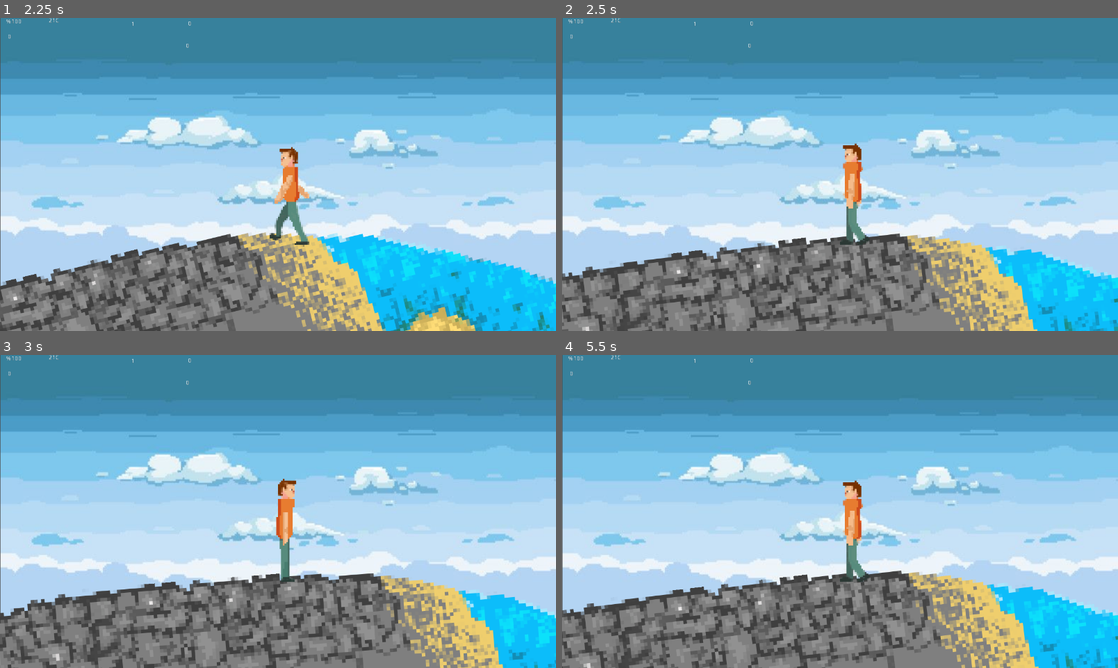
Above: before the commit, frames 1-4 (two rows, left to right).
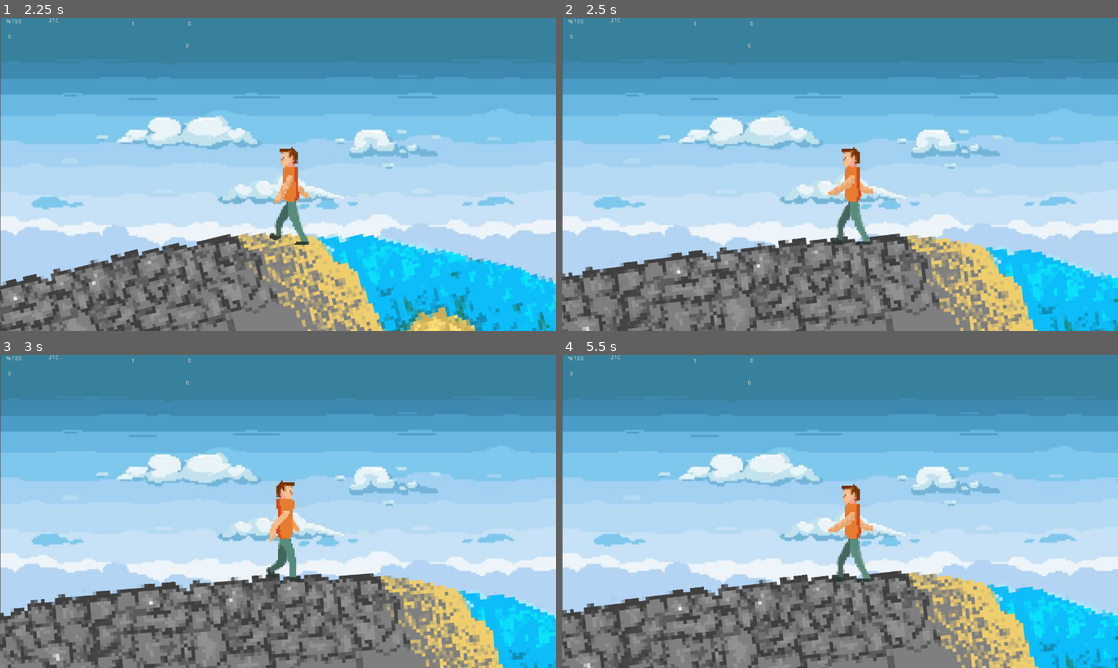
Above: after the commit, the same moments.

Repository: GoksuBay/GGJ
Game: Godot game, scene res://Main menu.tscn
The game is run twice, just before and just after one commit, with the same random seed, the same clock (stepped at 60 frames per second) and the same inputs.
Inputs (mouse positions are in pixels of both pictures, inside the frame that each line leads up to):
- Up to frame 1 (2.25 s): click (278, 246) at 0.5 s; hold Right (ui_right) 1.28-2.03 s; hold Space (ui_select) 1.28-2.03 s; hold Left (ui_left) from 2.03 s (still down); tap Space (ui_select) at 2.1 s
- Up to frame 2 (2.5 s): keep holding Left (ui_left); tap Space (ui_select) at 2.27 s
- Up to frame 3 (3 s): tap Space (ui_select) at 2.57 s; release Left (ui_left) at 2.78 s; hold Right (ui_right) from 2.78 s (still down); hold Space (ui_select) from 2.78 s (still down)
- Up to frame 4 (5.5 s): release Space (ui_select) at 3.53 s; tap Space (ui_select) at 3.6, 3.77, 4.07, 5.1, 5.27 s; release Right (ui_right) at 4.28 s; hold Space (ui_select) 4.28-5.03 s; hold Left (ui_left) from 4.28 s (still down)

Frame 1 is identical in both runs. In frame 2, 0.9% of the frame differs, in the area x 47-56%, y 40-73%; in frame 3, 0.8%; in frame 4, 0.9%.

Commit message:
23.34

Diff:
--- a/TestGGJ/Earth.gd
+++ b/TestGGJ/Earth.gd
@@ -22,9 +22,8 @@
 			rotation_dir -= 1
 		if Input.is_action_pressed('ui_left'):
 			rotation_dir += 1
-		if Input.is_action_just_pressed("ui_select") && (rotation > 0.75 || rotation < -2.80) && get_parent().temp_s %2 == 0:
+		if Input.is_action_just_pressed("ui_select") && (rotation > 0.75 || rotation < -2.80):
 			get_parent().plant()
-			get_parent().get_node("KinematicBody2D/AnimatedSprite").play("Tohum")
 		if Input.is_action_just_pressed("ui_select") && (rotation < -0.3 && rotation > -2.80) && temp != rotation:
 			temp = rotation
 			get_parent().collect()
--- a/TestGGJ/KinematicBody2D.gd
+++ b/TestGGJ/KinematicBody2D.gd
@@ -17,7 +17,7 @@
 		if earthrot < -0.26 && earthrot > -2.78:
 			$AnimatedSprite.speed_scale = 1.0
 			$AnimatedSprite.position = Vector2(551.772 , 250)
-			if Input.is_action_pressed("ui_left") && Input.is_action_pressed("ui_right"):
+			if Input.is_action_pressed("ui_left") && Input.is_action_pressed("ui_right") && Input.is_action_pressed("ui_select"):
 				$AnimatedSprite.play("deftekne")
 			elif Input.is_action_pressed("ui_left"):
 				$AnimatedSprite.flip_h = true
@@ -55,6 +55,8 @@
 					animation = false
 			elif Input.is_action_pressed("ui_left") && Input.is_action_pressed("ui_right"):
 				$AnimatedSprite.play("default")
+			elif (Input.is_action_pressed("ui_left") || Input.is_action_pressed("ui_right")) && Input.is_action_pressed("ui_select"):
+				$AnimatedSprite.play("default")
 			elif Input.is_action_pressed("ui_left"):
 				$AnimatedSprite.flip_h = true
 				$AnimatedSprite.play("kosma")
@@ -63,5 +65,8 @@
 				$AnimatedSprite.play("kosma")
 			elif !animation:
 				$AnimatedSprite.play("default")
+	elif earthrot < -0.26 && earthrot > -2.78:
+		$AnimatedSprite.play("deftekne")
+
 	else:
 		$AnimatedSprite.play("default")
--- a/TestGGJ/Node2D.gd
+++ b/TestGGJ/Node2D.gd
@@ -255,7 +255,7 @@
 		get_node("Earth/cop16").visible = true
 	else:
 		get_node("Earth/cop16").visible = false
-	if numofPeople > 100 && numofPeople < 5000:
+	if numofPeople > 100 && numofPeople < 2000:
 		get_node("Earth/evre1").visible = true
 		get_node("Earth/evre2").visible = true
 		get_node("Earth/evre3").visible = true
@@ -266,13 +266,23 @@
 		get_node("Earth/evre3").visible = false
 		get_node("Earth/evre4").visible = false
 		get_node("Earth/evre4").visible = false
-	if numofPeople > 5000 && numofPeople < 10000:
+	if numofPeople > 2000 && numofPeople < 5000:
 		get_node("Earth/evre7").visible = true
 		get_node("Earth/evre8").visible = true
 	else:
 		get_node("Earth/evre7").visible = false
 		get_node("Earth/evre8").visible = false
-
+	if numofPeople > 5000 && numofPeople < 8000:
+		get_node("Earth/evre9").visible = true
+		get_node("Earth/evre10").visible = true
+		get_node("Earth/evre11").visible = true
+		get_node("Earth/evre12").visible = true
+	else:
+		get_node("Earth/evre10").visible = false
+
+	if numofPeople > 8000 && numofPeople < 13000:
+		get_node("Earth/evre13").visible = true
+		get_node("Earth/evre14").visible = true
 
 func tempTimer():
 	temp_ms += 1
--- a/TestGGJ/Node2D.tscn
+++ b/TestGGJ/Node2D.tscn
@@ -48,6 +48,9 @@
 [ext_resource path="res://prop/cadir.png" type="Texture" id=46]
 [ext_resource path="res://prop/tahta_ev.png" type="Texture" id=47]
 [ext_resource path="res://prop/tahta_ev2.png" type="Texture" id=48]
+[ext_resource path="res://prop/sokak_lamba.png" type="Texture" id=49]
+[ext_resource path="res://prop/tas_ev.png" type="Texture" id=50]
+[ext_resource path="res://prop/apartman.png" type="Texture" id=51]
 
 [sub_resource type="SpriteFrames" id=1]
 animations = [ {
@@ -90,6 +93,20 @@
 position = Vector2( 646.447, 2554.36 )
 script = ExtResource( 2 )
 
+[node name="evre14" type="Sprite" parent="Earth"]
+visible = false
+position = Vector2( -1429.75, -2591.2 )
+rotation = -0.52525
+scale = Vector2( 0.725708, 0.725708 )
+texture = ExtResource( 51 )
+
+[node name="evre13" type="Sprite" parent="Earth"]
+visible = false
+position = Vector2( -151.906, -2911.52 )
+rotation = -0.0120361
+scale = Vector2( 0.694482, 0.70373 )
+texture = ExtResource( 51 )
+
 [node name="kok" type="Sprite" parent="Earth"]
 position = Vector2( -1595.75, -1310.19 )
 rotation = -0.931443
@@ -474,17 +491,43 @@
 scale = Vector2( 0.68669, 0.68669 )
 texture = ExtResource( 48 )
 
+[node name="evre10" type="Sprite" parent="Earth"]
+visible = false
+position = Vector2( -64.5157, -2275.14 )
+scale = Vector2( 0.71182, 0.71182 )
+texture = ExtResource( 50 )
+
+[node name="evre9" type="Sprite" parent="Earth"]
+visible = false
+position = Vector2( -934.317, -2051.16 )
+rotation = -0.440255
+scale = Vector2( 0.68669, 0.68669 )
+texture = ExtResource( 50 )
+
+[node name="evre11" type="Sprite" parent="Earth"]
+visible = false
+position = Vector2( -1310.1, -1784.15 )
+rotation = -0.537982
+scale = Vector2( 0.177636, 0.177636 )
+texture = ExtResource( 49 )
+flip_h = true
+
+[node name="evre12" type="Sprite" parent="Earth"]
+visible = false
+position = Vector2( -580.411, -2135.28 )
+rotation = -0.261799
+scale = Vector2( 0.177636, 0.177636 )
+texture = ExtResource( 49 )
+
 [node name="KinematicBody2D" type="KinematicBody2D" parent="."]
 position = Vector2( 97.3199, 219.051 )
 script = ExtResource( 10 )
 
 [node name="AnimatedSprite" type="AnimatedSprite" parent="KinematicBody2D"]
-position = Vector2( 551.772, 187.582 )
+position = Vector2( 551.772, 186.075 )
 scale = Vector2( 0.238634, 0.238634 )
 frames = SubResource( 1 )
 animation = "Tohum"
-frame = 2
-playing = true
 
 [node name="Game Over" parent="." instance=ExtResource( 12 )]
 margin_right = 440.0
Not shown: 1 places in TestGGJ/Node2D.tscn that only renumber resources
Not shown, added: TestGGJ/prop/apartman.png.import
Not shown, added: TestGGJ/prop/tas_ev.png.import
